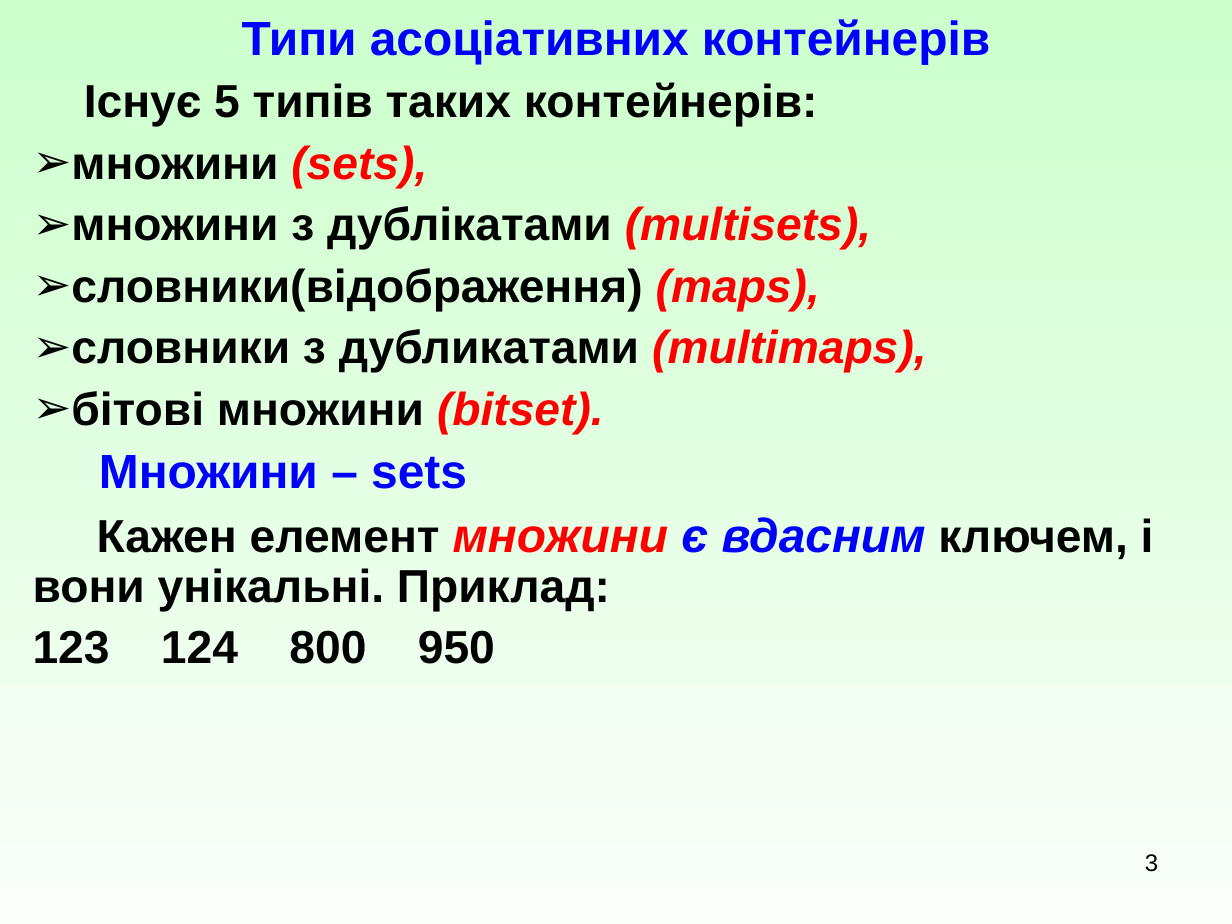
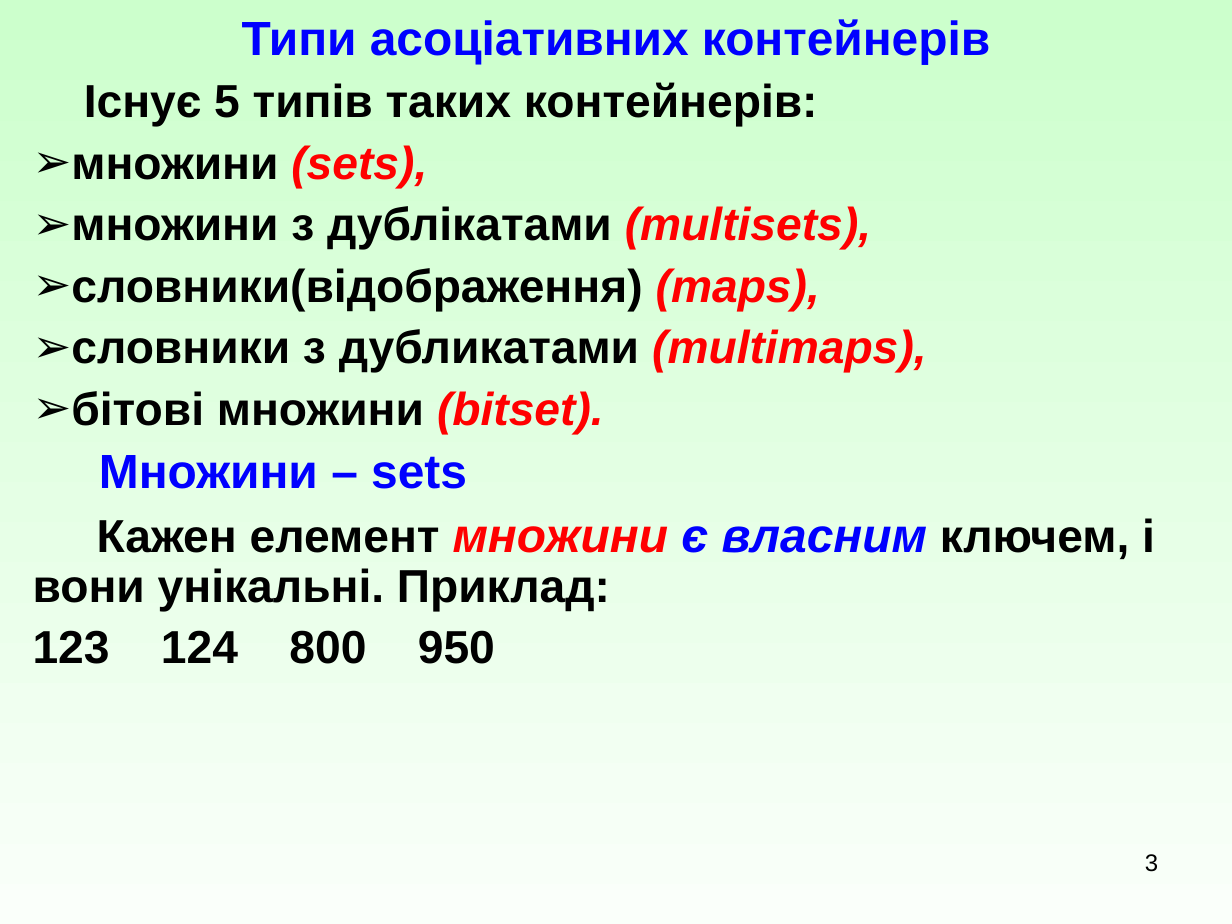
Before and after one commit to mecchmatProjects/CppCourse, a slide deck: slide 3 of Lect12/associativeUkr.ppt. Drawn at 1232x924 pixels with LibreOffice and Linux fonts; fonts in the diff are those of the drawing. Boxes give left, top, right and bottom in pixels: in the first picture for what was removed or moved away, otherwise in the second. Text is boxed around its words. In the diff, an @@ line names an element or a change of style, - is before the commit and + after.

```diff
--- a/Lect12/associativeUkr.ppt
+++ b/Lect12/associativeUkr.ppt
@@ text at [33,518,1155,612]: text changed @@
-Кажен елемент множини є вдасним ключем, і вони унікальні. Приклад:
+Кажен елемент множини є власним ключем, і вони унікальні. Приклад:
```
Also in this commit, not shown: 7 other slides changed, 2 other files.
